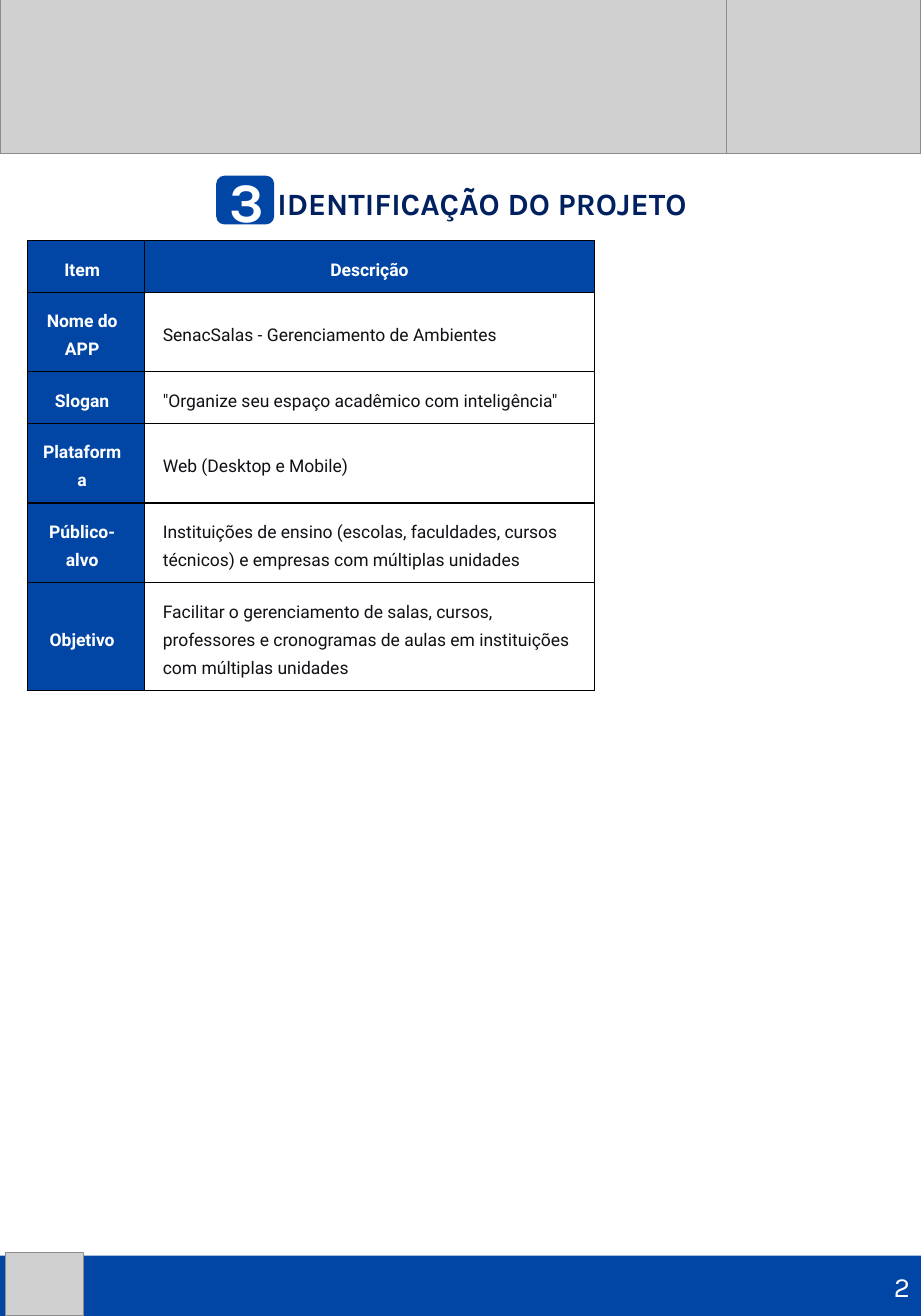
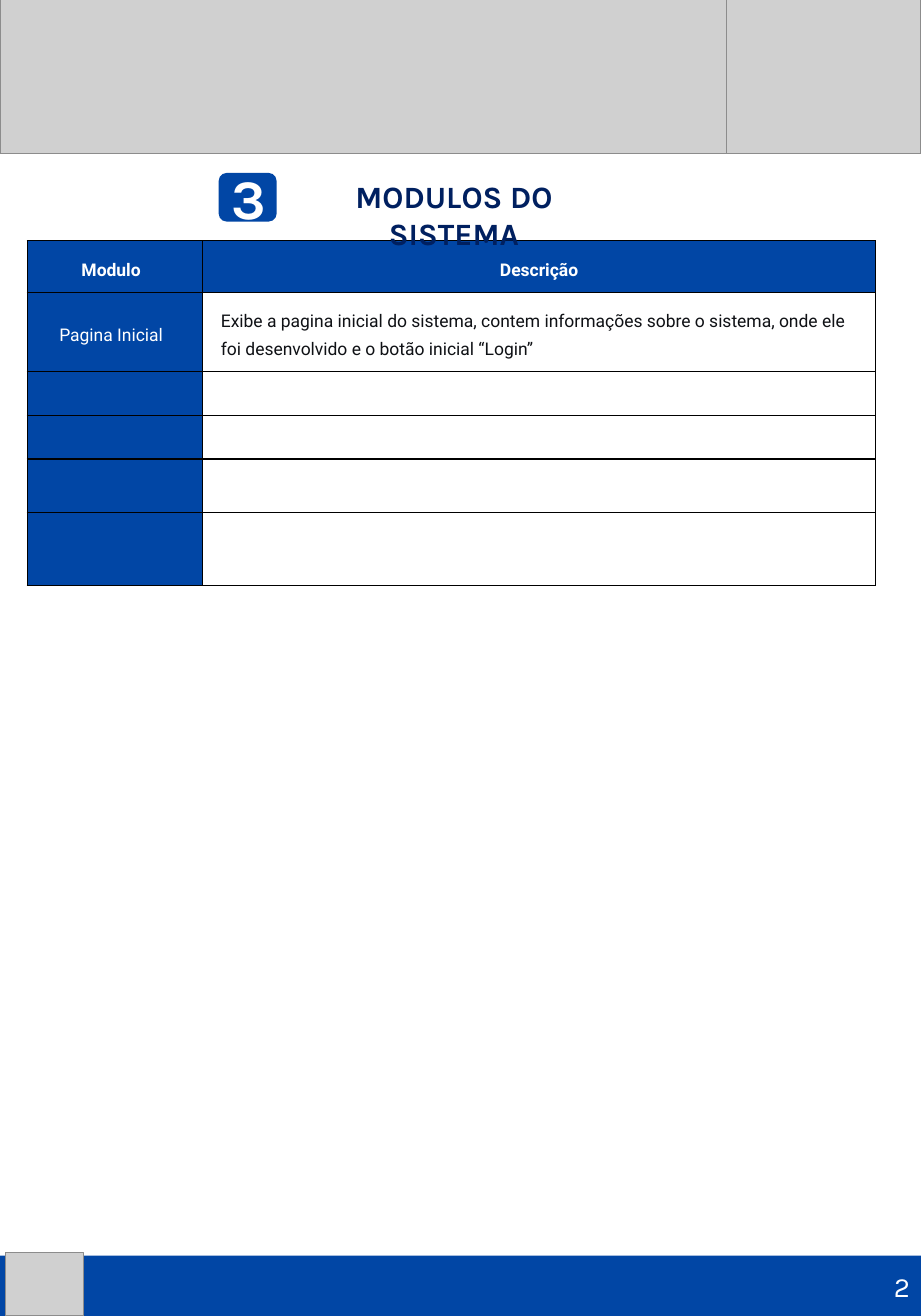
Before and after one commit to MariposaDaProgramacao/Projeto-Integrador, a slide deck: slide 5 of DOCUMENTACAO/Sistema de Gerenciamento de Ambientes - Documentação.pptx. Drawn at 921x1316 pixels with LibreOffice and Linux fonts; fonts in the diff are those of the drawing; grey boxes stand for pictures. Boxes give left, top, right and bottom in pixels: in the first picture for what was removed or moved away, otherwise in the second. Text is boxed around its words. In the diff, an @@ line names an element or a change of style, - is before the commit and + after.

```diff
--- a/DOCUMENTACAO/Sistema de Gerenciamento de Ambientes - Documentação.pptx
+++ b/DOCUMENTACAO/Sistema de Gerenciamento de Ambientes - Documentação.pptx
@@ text at bbox=[355, 187, 552, 252]: text changed @@
-IDENTIFICAÇÃO DO PROJETO
+MODULOS DO SISTEMA
@@ table at bbox=[28, 241, 876, 594] @@
-row 1, column 1: Item
+row 1, column 1: Modulo
-row 2, column 1: Nome do APP
+row 2, column 1: Pagina Inicial
-row 2, column 2: SenacSalas - Gerenciamento de Ambientes
+row 2, column 2: Exibe a pagina inicial do sistema, contem informações sobre o sistema, onde ele foi desenvolvido e o botão inicial “Login”
-row 3, column 1: Slogan
+row 3, column 1: 
@@ row 3, column 2: ""Organize seu espaço acadêmico com inteligência"" to "" @@
-row 4, column 1: Plataforma
+row 4, column 1: 
-row 4, column 2: Web (Desktop e Mobile)
+row 4, column 2: 
-row 5, column 1: Público-alvo
+row 5, column 1: 
-row 5, column 2: Instituições de ensino (escolas, faculdades, cursos técnicos) e empresas com múltiplas unidades
+row 5, column 2: 
-row 6, column 1: Objetivo
+row 6, column 1: 
-row 6, column 2: Facilitar o gerenciamento de salas, cursos, professores e cronogramas de aulas em instituições com múltiplas unidades
+row 6, column 2: 
@@ table: place and size @@
-table at bbox=[28, 241, 595, 682]
+table at bbox=[28, 241, 876, 594]
```
Also in this commit, not shown: 2 other slides changed, 1 other file.
